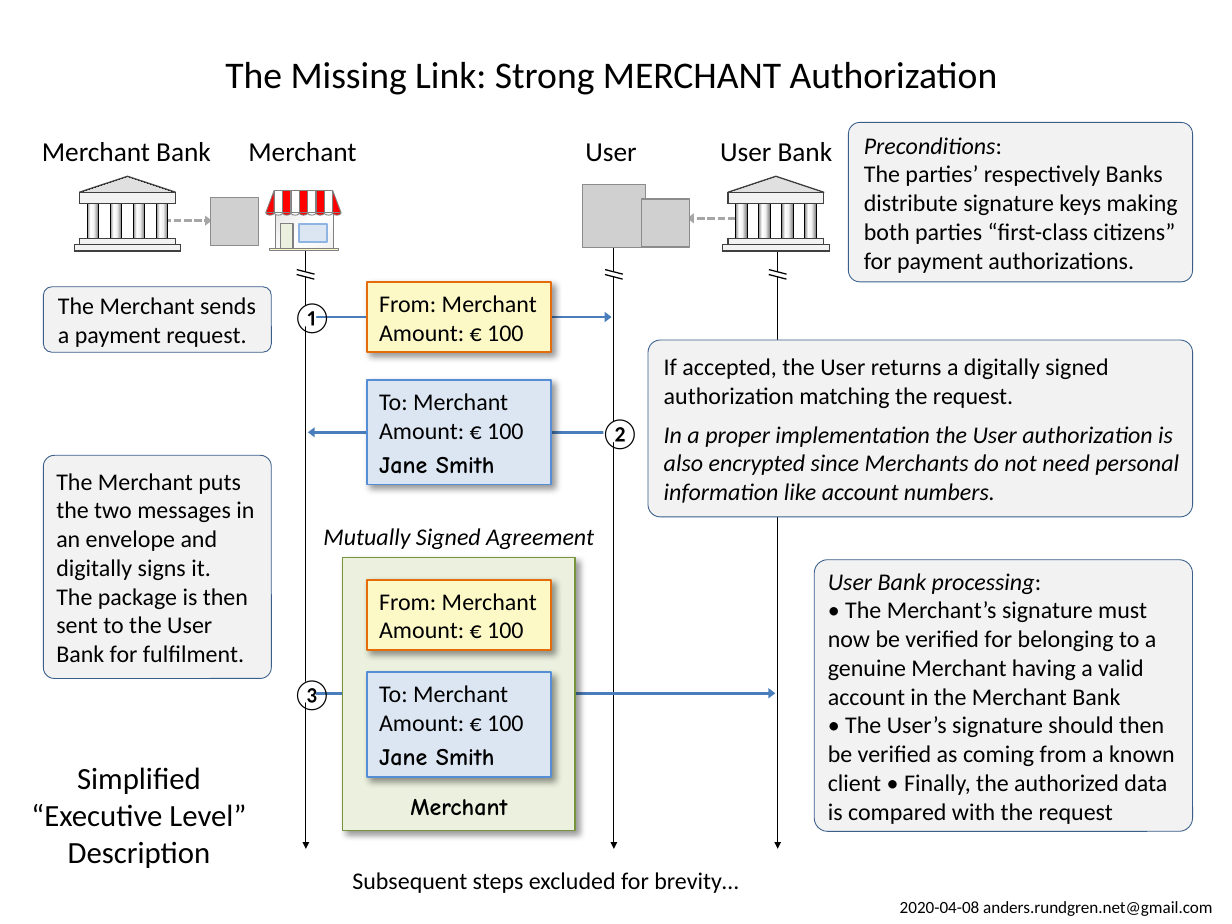
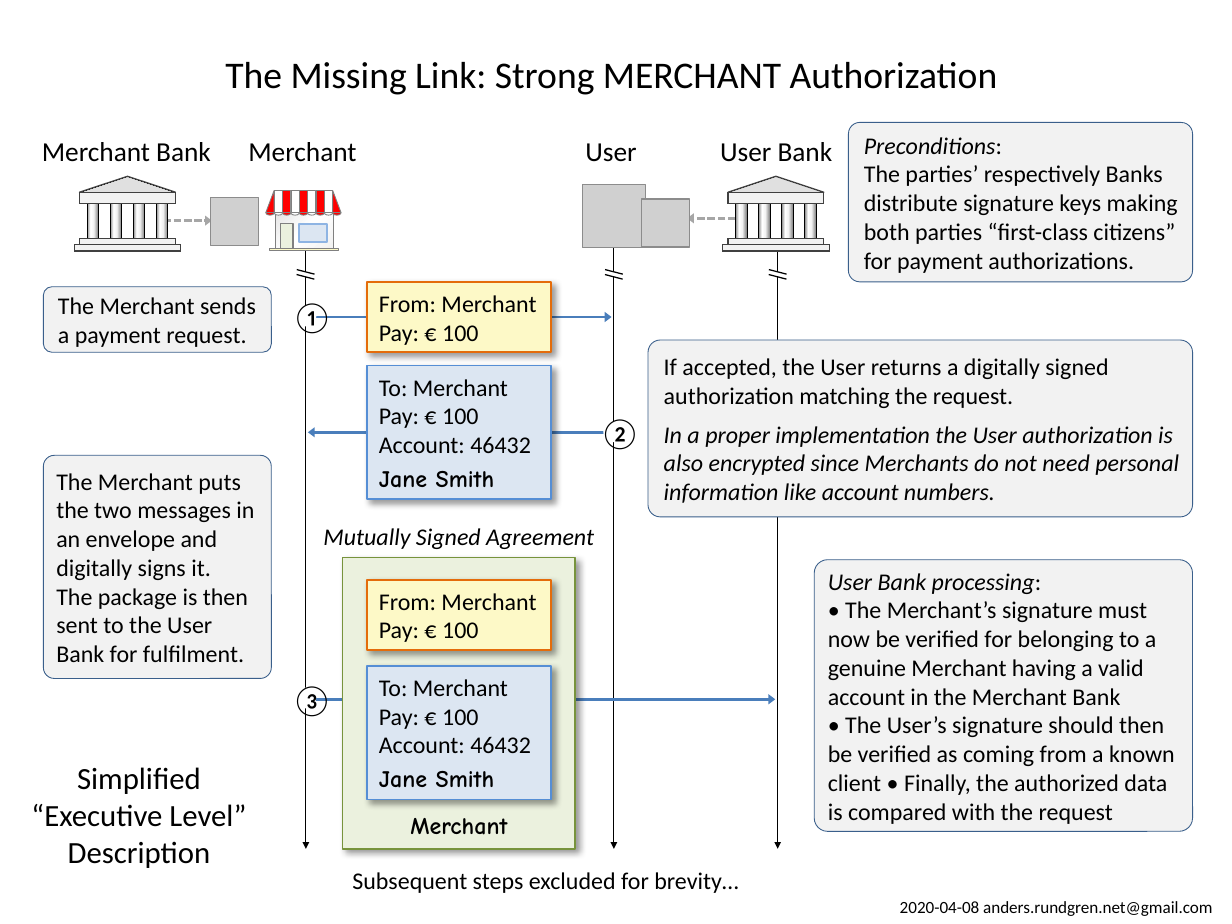
Before and after one commit to cyberphone/doc, a slide deck: slide 1 of payments/y2020-strong-merchant-authorization.pptx. Drawn at 1232x924 pixels with LibreOffice and Linux fonts; fonts in the diff are those of the drawing; grey boxes stand for pictures. Boxes give left, top, right and bottom in pixels: in the first picture for what was removed or moved away, otherwise in the second. Text is boxed around its words. In the diff, an @@ line names an element or a change of style, - is before the commit and + after.

Commit message:
account added

```diff
--- a/payments/y2020-strong-merchant-authorization.pptx
+++ b/payments/y2020-strong-merchant-authorization.pptx
@@ text in rectangle at box(379, 295, 536, 345): text changed @@
-From: Merchant
-Amount: € 100
+From: Merchant
+Pay: € 100
@@ rectangle "To: Merchant Pay: € 100 ...": place and size @@
-rectangle "To: Merchant Pay: € 100 ..." at box(367, 379, 551, 484)
+rectangle "To: Merchant Pay: € 100 ..." at box(367, 366, 552, 500)
@@ text in rectangle at box(379, 379, 531, 453): text changed @@
-To: Merchant
-Amount: € 100
+To: Merchant
+Pay: € 100
+Account: 46432
@@ rectangle: place and size @@
-rectangle at box(342, 557, 575, 830)
+rectangle at box(342, 557, 575, 849)
@@ text in rectangle at box(379, 593, 536, 642): text changed @@
-From: Merchant
-Amount: € 100
+From: Merchant
+Pay: € 100
@@ 1 text, 1 arrow, 1 ellipse: place and size @@
-1 text, 1 arrow, 1 ellipse at box(292, 679, 775, 713)
+1 text, 1 arrow, 1 ellipse at box(292, 685, 775, 719)
@@ rectangle "To: Merchant Pay: € 100 ...": place and size @@
-rectangle "To: Merchant Pay: € 100 ..." at box(367, 673, 551, 777)
+rectangle "To: Merchant Pay: € 100 ..." at box(367, 665, 552, 800)
@@ text in rectangle at box(379, 679, 531, 753): text changed @@
-To: Merchant
-Amount: € 100
+To: Merchant
+Pay: € 100
+Account: 46432
@@ text "Merchant": place and size @@
-text "Merchant" at box(410, 799, 507, 816)
+text "Merchant" at box(410, 818, 507, 835)
```
Also in this commit, not shown: 1 other file.
